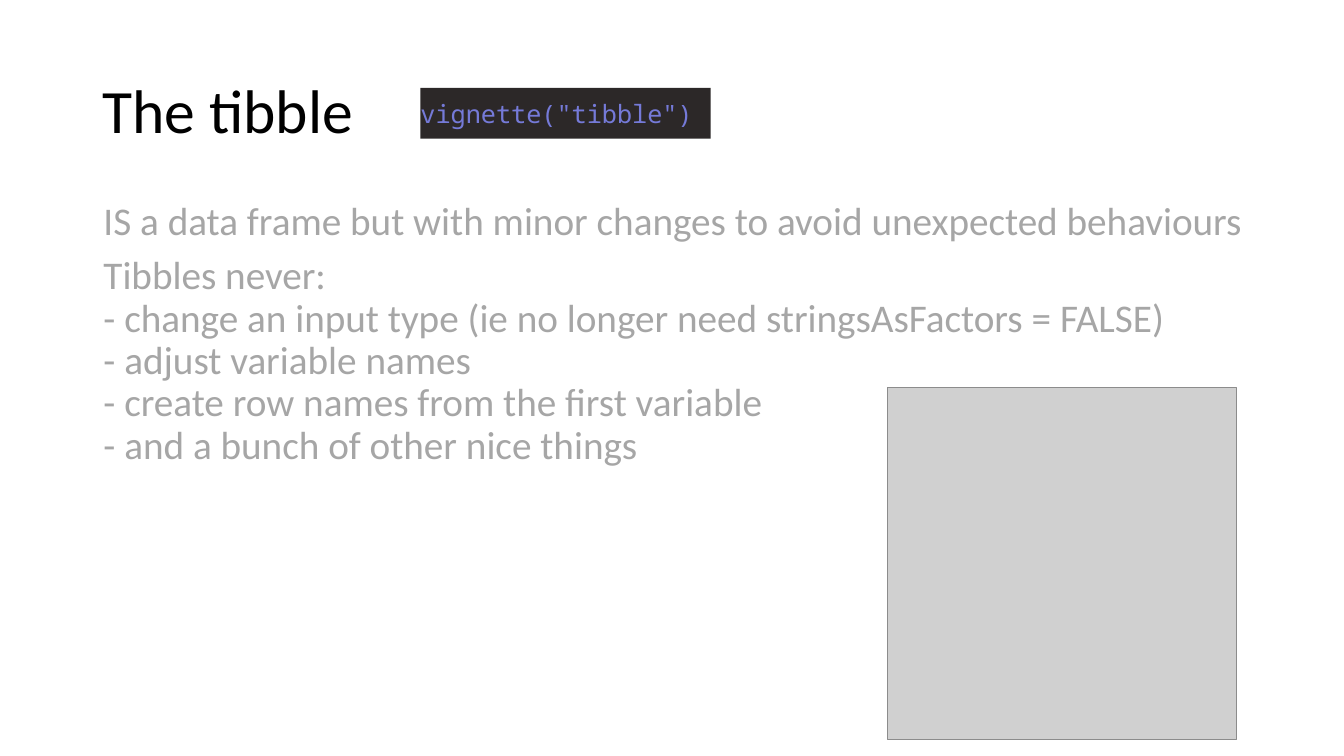
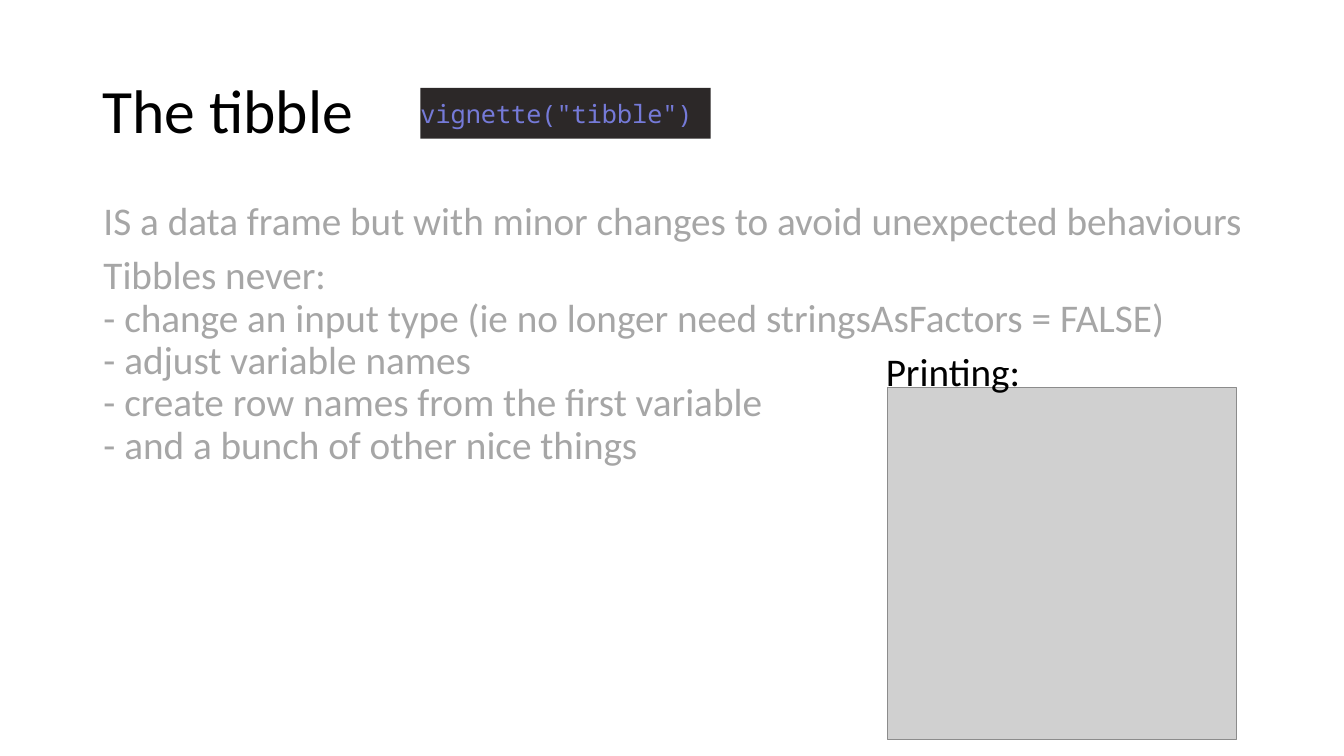
Before and after one commit to clward/tidyverseIntro, a slide deck: slide 11 of tidyverse.pptx. Drawn at 1344x756 pixels with LibreOffice and Linux fonts; fonts in the diff are those of the drawing; grey boxes stand for pictures. Boxes give left, top, right and bottom in pixels: in the first picture for what was removed or moved away, otherwise in the second. Text is boxed around its words. In the diff, an @@ line names an element or a change of style, - is before the commit and + after.

```diff
--- a/tidyverse.pptx
+++ b/tidyverse.pptx
@@ text added at <box>886,359,1020,396</box>, 28 pt, text #000000 @@
+Printing:
```
Also in this commit, not shown: 5 other slides changed, 2 slides added, 1 other file.
